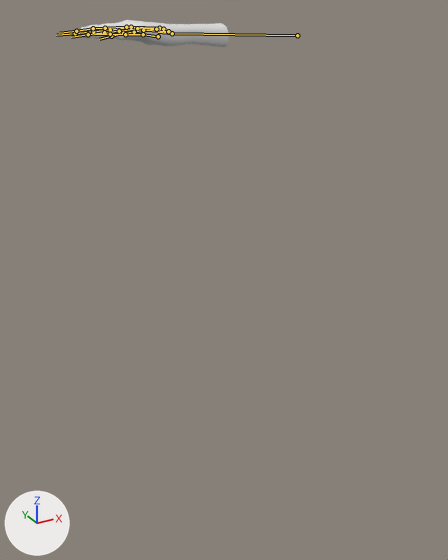
A saved change to the FBX model Assets/Models/Chars/Hand.fbx.
Before and after are seen from a 50 mm camera at (-1.193, -1.183, 1.486) aimed at (-0.518, 0.045, 0.872). Arrows for +X, +Y and +Z are at lower left; the lights stay in place. The bones that bend it are drawn over the model as lines.

In view in the first picture: 'Hand_L'.
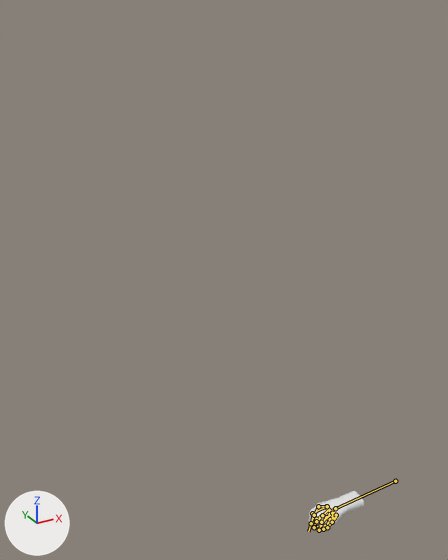
The newer file adds an action. The first version stands in its rest pose; the second is drawn at frame 2 of the action 'Armature_Hand_L|00'.

What the commit changed:
Object 'Armature_Hand_L' (bone_rig_object) moves from (-0.5856, -0.1329, 1.4403) to (0.0, 0.0, 0.0).
Bone 'hand_L' (bone_hand_l) turns from (0, 0, 0) to (15, 1, -2) degrees about its own x, y and z.
Bone 'palm_02_L' (bone_palm_02_l) turns from (0, 0, 0) to (3, 0, 0) degrees about its own x, y and z.
Bone 'finger_middle_01_L' (bone_finger_middle_01_l) turns from (0, 0, 0) to (47, 11, -30) degrees about its own x, y and z.
Bone 'finger_middle_02_L' (bone_finger_middle_02_l) turns from (0, 0, 0) to (83, 28, -31) degrees about its own x, y and z.
Bone 'finger_middle_03_L' (bone_finger_middle_03_l) turns from (0, 0, 0) to (42, 7, -24) degrees about its own x, y and z.
Bone 'finger_ring_01_L' (bone_finger_ring_01_l) turns from (0, 0, 0) to (58, 8, -24) degrees about its own x, y and z.
Bone 'finger_ring_02_L' (bone_finger_ring_02_l) turns from (0, 0, 0) to (60, 42, -56) degrees about its own x, y and z.
Bone 'finger_ring_03_L' (bone_finger_ring_03_l) turns from (0, 0, 0) to (28, 0, -36) degrees about its own x, y and z.
Bone 'palm_04_L' (bone_palm_04_l) turns from (0, 0, 0) to (0, -1, 2) degrees about its own x, y and z.
Bone 'finger_pinky_01_L' (bone_finger_pinky_01_l) turns from (0, 0, 0) to (76, 16, 6) degrees about its own x, y and z.
Bone 'finger_pinky_02_L' (bone_finger_pinky_02_l) turns from (0, 0, 0) to (27, -9, -75) degrees about its own x, y and z.
Bone 'finger_pinky_03_L' (bone_finger_pinky_03_l) turns from (0, 0, 0) to (29, -1, -49) degrees about its own x, y and z.
Bone 'finger_index_01_L' (bone_finger_index_01_l) turns from (0, 0, 0) to (66, 11, -25) degrees about its own x, y and z.
Bone 'finger_index_02_L' (bone_finger_index_02_l) turns from (0, 0, 0) to (66, 18, -25) degrees about its own x, y and z.
Bone 'finger_index_03_L' (bone_finger_index_03_l) turns from (0, 0, 0) to (32, 7, -24) degrees about its own x, y and z.
Bone 'thumb_01_L' (bone_thumb_01_l) turns from (0, 0, 0) to (7, -15, 12) degrees about its own x, y and z.
Bone 'thumb_02_L' (bone_thumb_02_l) turns from (0, 0, 0) to (65, -36, -45) degrees about its own x, y and z.

Location of each change, (x1, y1, x2, y2) in pixels of the pictures (448 x 560 px):
'Hand_L', posed (62% narrower, 50% taller)
    before: (79, 20, 229, 47)
    after: (308, 491, 364, 532)
bone 'hand_L', root to tip
    before: (172, 33) to (158, 32)
    after: (335, 508) to (329, 512)
bone 'palm_02_L', root to tip
    before: (159, 28) to (131, 27)
    after: (329, 510) to (316, 519)
bone 'finger_middle_01_L', root to tip
    before: (131, 27) to (110, 30)
    after: (316, 519) to (314, 527)
bone 'finger_middle_02_L', root to tip
    before: (110, 30) to (93, 31)
    after: (314, 527) to (321, 525)
bone 'finger_middle_03_L', root to tip
    before: (93, 31) to (75, 33)
    after: (321, 525) to (326, 517)
bone 'finger_ring_01_L', root to tip
    before: (137, 28) to (119, 31)
    after: (321, 522) to (319, 530)
bone 'finger_ring_02_L', root to tip
    before: (119, 31) to (104, 32)
    after: (319, 530) to (325, 526)
bone 'finger_ring_03_L', root to tip
    before: (104, 32) to (88, 34)
    after: (325, 526) to (330, 519)
bone 'palm_04_L', root to tip
    before: (168, 31) to (143, 30)
    after: (336, 515) to (325, 526)
bone 'finger_pinky_01_L', root to tip
    before: (143, 30) to (134, 32)
    after: (325, 526) to (323, 529)
bone 'finger_pinky_02_L', root to tip
    before: (134, 32) to (123, 33)
    after: (323, 529) to (327, 527)
bone 'finger_pinky_03_L', root to tip
    before: (123, 33) to (111, 36)
    after: (327, 527) to (332, 522)
bone 'finger_index_01_L', root to tip
    before: (126, 27) to (105, 28)
    after: (312, 513) to (312, 522)
bone 'finger_index_02_L', root to tip
    before: (105, 28) to (93, 28)
    after: (312, 522) to (316, 521)
bone 'finger_index_03_L', root to tip
    before: (93, 28) to (76, 31)
    after: (316, 521) to (322, 515)
bone 'thumb_01_L', root to tip
    before: (158, 36) to (143, 34)
    after: (327, 506) to (318, 506)
bone 'thumb_02_L', root to tip
    before: (143, 34) to (125, 34)
    after: (318, 506) to (314, 515)
